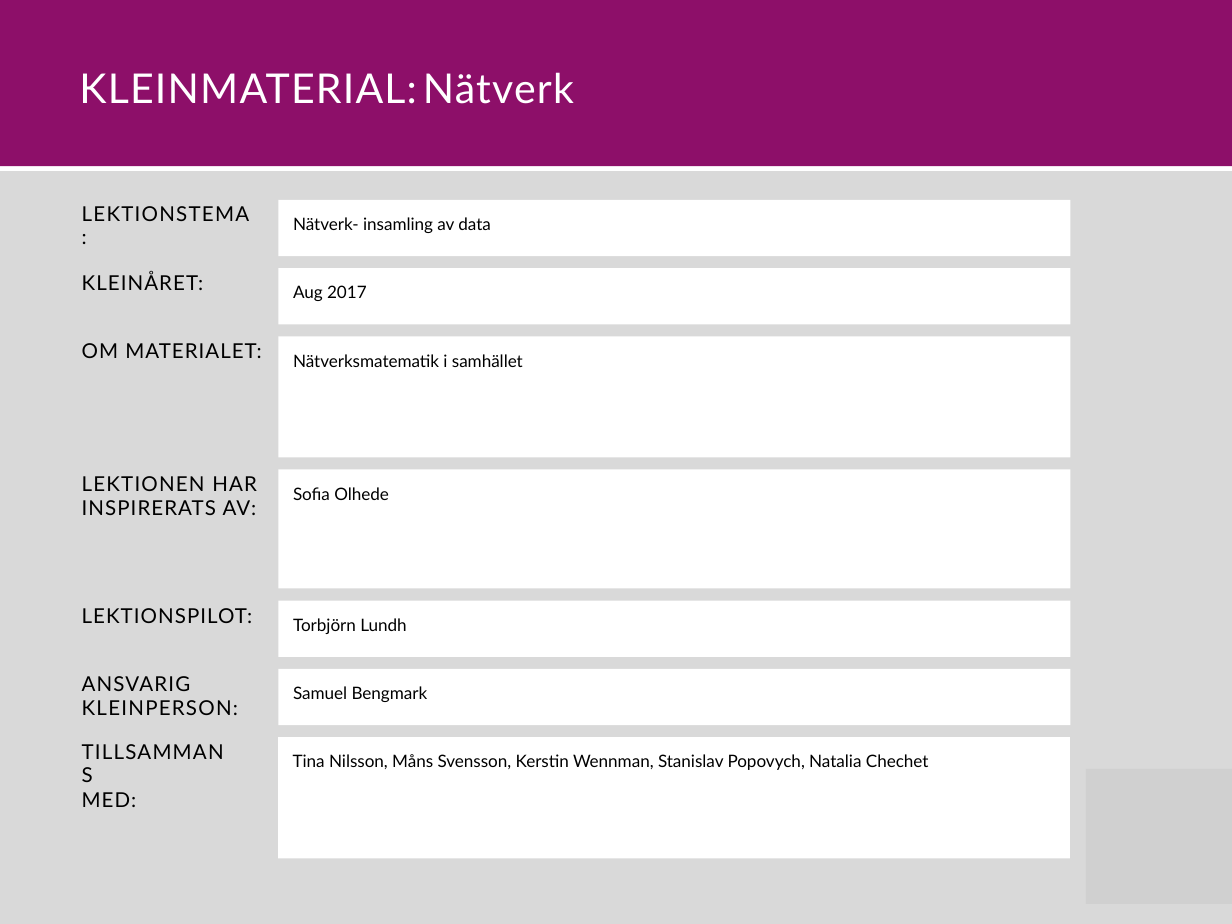
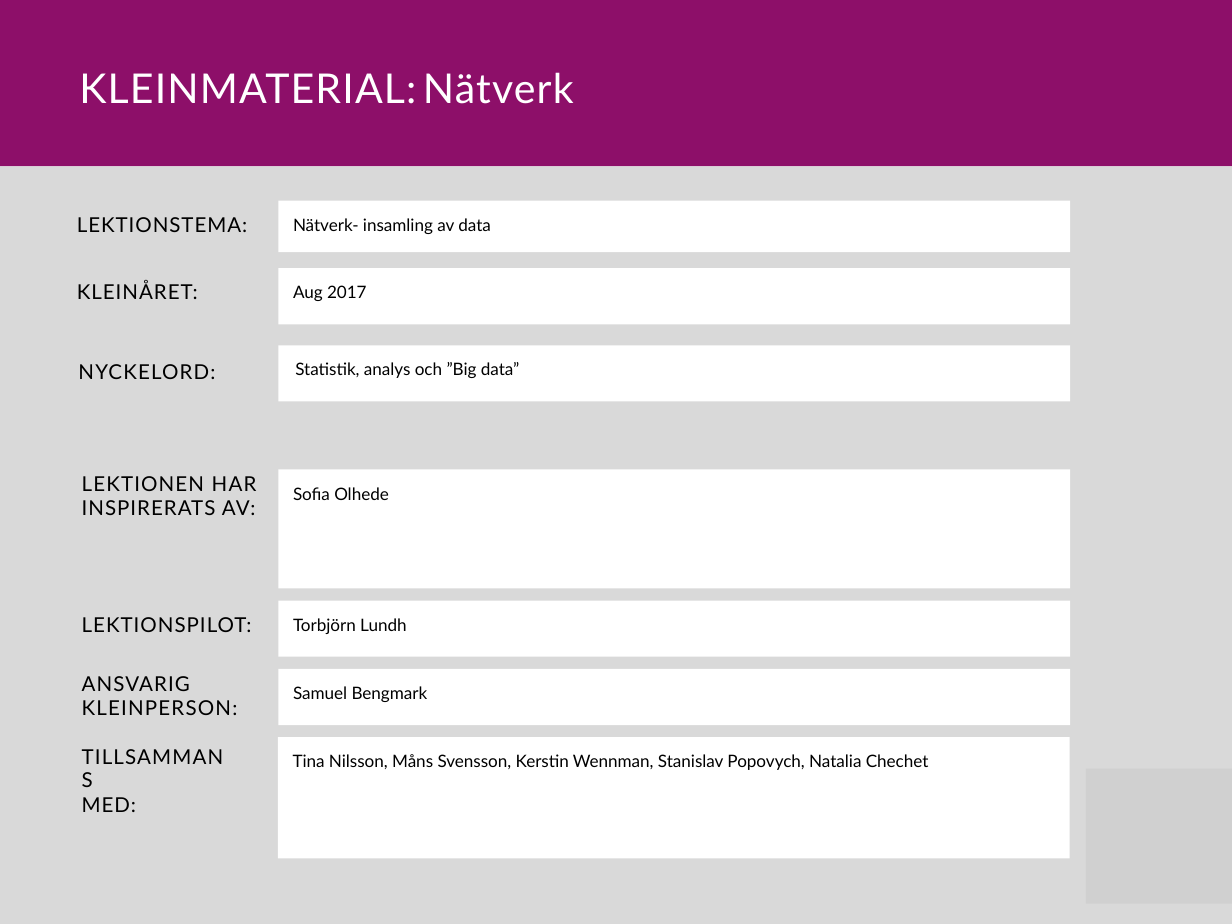
Before and after one commit to Niwsters/teaching-materials-thesis, a slide deck: slide 9 of material_nätverk_revision.pptx (slide 8 before the commit). Drawn at 1232x924 pixels with LibreOffice and Linux fonts; fonts in the diff are those of the drawing; grey boxes stand for pictures. Boxes give left, top, right and bottom in pixels: in the first picture for what was removed or moved away, otherwise in the second. Text is boxed around its words. In the diff, an @@ line names an element or a change of style, - is before the commit and + after.

```diff
--- a/material_nätverk_revision.pptx
+++ b/material_nätverk_revision.pptx
@@ freeform shape: place and size @@
-freeform shape at [0, 171, 1232, 924]
+freeform shape at [0, 166, 1232, 924]
@@ freeform shape at [278, 201, 1071, 253]: outline redrawn @@
@@ text "LEKTIONSTEMA:": place and size @@
-text "LEKTIONSTEMA:" at [82, 206, 250, 221]
+text "LEKTIONSTEMA:" at [77, 217, 247, 232]
@@ text "LEKTIONSTEMA:" at [77, 217, 247, 232]: letter spacing 0.8 to 0.6 pt @@
@@ text "KLEINÅRET:": place and size @@
-text "KLEINÅRET:" at [82, 272, 204, 290]
+text "KLEINÅRET:" at [77, 282, 198, 299]
@@ text removed at [82, 343, 262, 358] @@
-OM MATERIALET:
@@ freeform shape: place and size @@
-freeform shape at [278, 336, 1071, 457]
+freeform shape at [278, 345, 1071, 402]
@@ text removed at [293, 354, 523, 367] @@
-Nätverksmatematik i samhället
@@ text added at [78, 364, 215, 379], 12 pt, text #000000 @@
+NYCKELORD:
@@ text added at [295, 362, 519, 378], 10 pt, text #000000 @@
+Statistik, analys och ”Big data”
@@ text "LEKTIONSPILOT:": place and size @@
-text "LEKTIONSPILOT:" at [82, 608, 253, 623]
+text "LEKTIONSPILOT:" at [82, 617, 252, 632]
@@ text at [82, 700, 238, 715]: letter spacing 0.8 to 0.7 pt in "KLEINPERSON:" @@
@@ text "TILLSAMMANS": place and size @@
-text "TILLSAMMANS" at [82, 792, 137, 807]
+text "TILLSAMMANS" at [82, 797, 136, 812]
```
Also in this commit, not shown: 7 other slides changed, 1 slide added, 1 slide removed, 2 other files.
